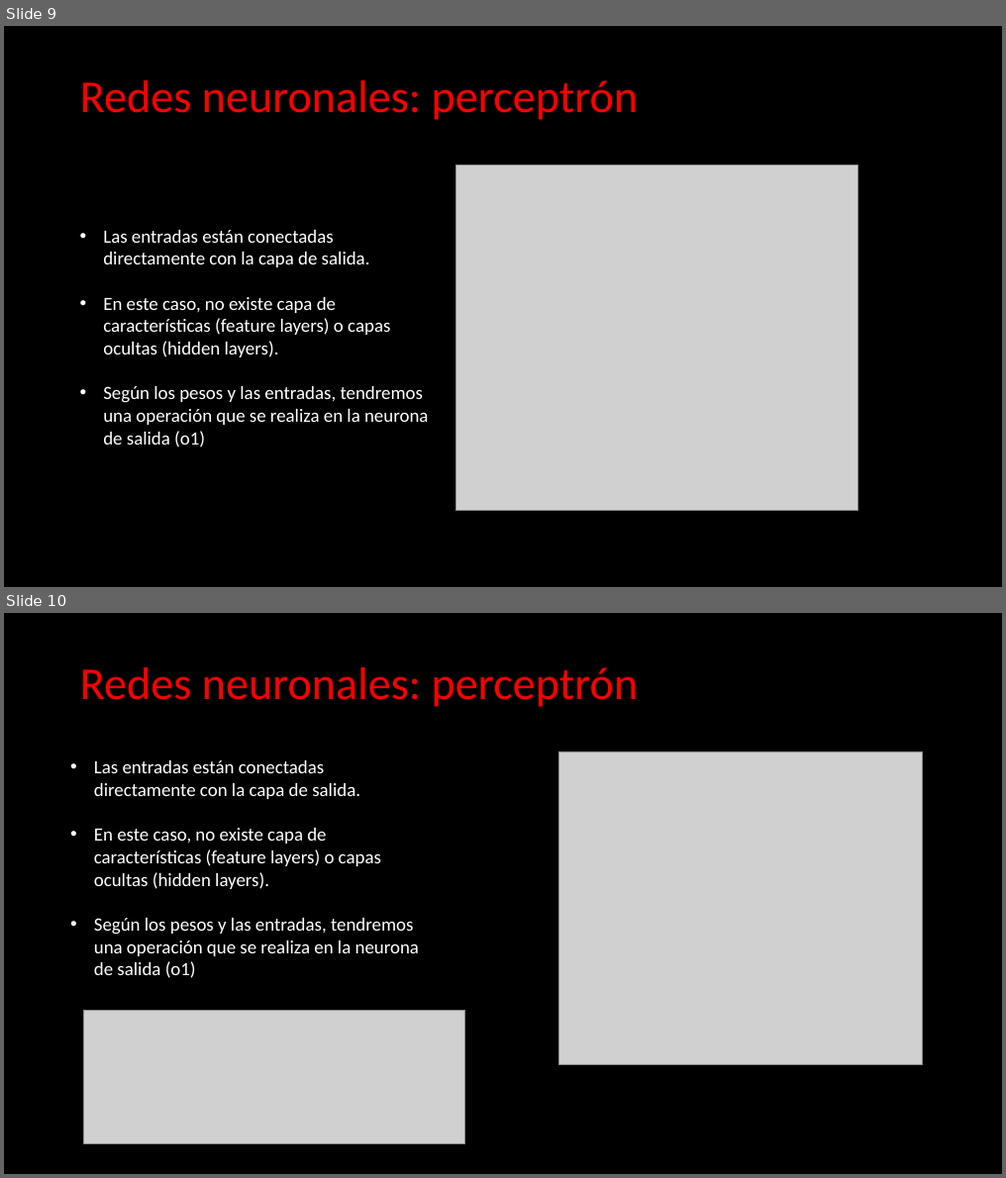
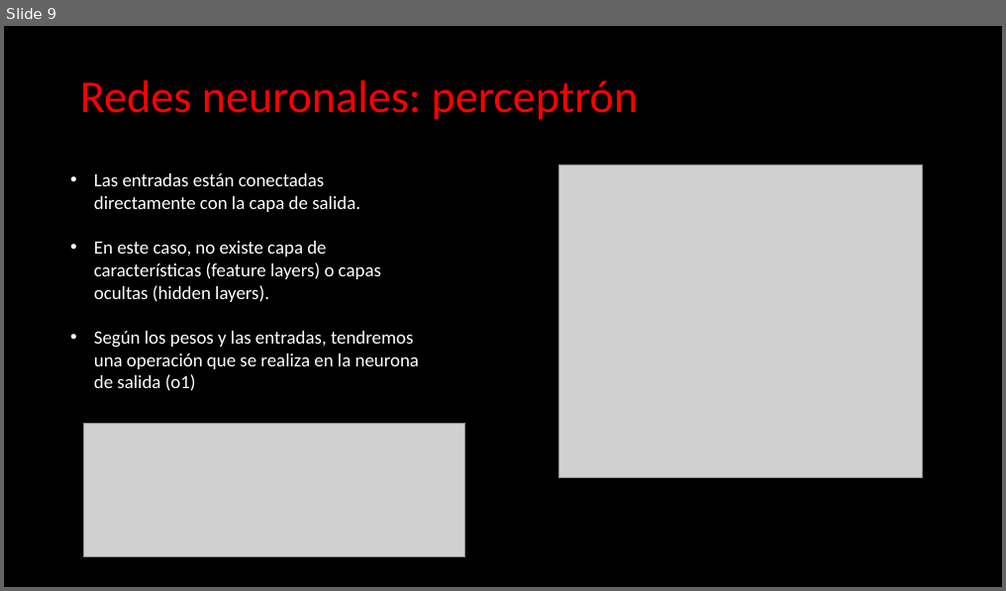
Before and after one commit to Clapiniella/data_science_jun_2020, a slide deck: week12/day1/theory/Deep Learning - Intro & Perceptron.pptx. Shown one above the other, each under a label of ours: slides 9 and 10 before the commit, slide 9 after it. The pictures are 1006x1178 and 1006x591 pixels, drawn with LibreOffice and Linux fonts; fonts in the diff are those of the drawing; grey boxes stand for pictures. Boxes give left, top, right and bottom in pixels: in the first picture for what was removed or moved away, otherwise in the second. Text is boxed around its words. In the diff, an @@ line names an element or a change of style, - is before the commit and + after.

```diff
--- a/week12/day1/theory/Deep Learning - Intro & Perceptron.pptx
+++ b/week12/day1/theory/Deep Learning - Intro & Perceptron.pptx
@@ slide 9 removed at (4,26,1002,587), background #000000 @@
@@ title removed at (80,80,639,120) @@
-Redes neuronales: perceptrón
@@ picture removed at (456,166,857,510) @@
@@ text removed at (103,230,428,448) @@
-• Las entradas están conectadas directamente con la capa de salida.
-• En este caso, no existe capa de características (feature layers) o capas ocultas (hidden layers).
-• Según los pesos y las entradas, tendremos una operación que se realiza en la neurona de salida (o1)
@@ what was slide 10 is now slide 9 @@
```
Also in this commit, not shown: 7 other files.
